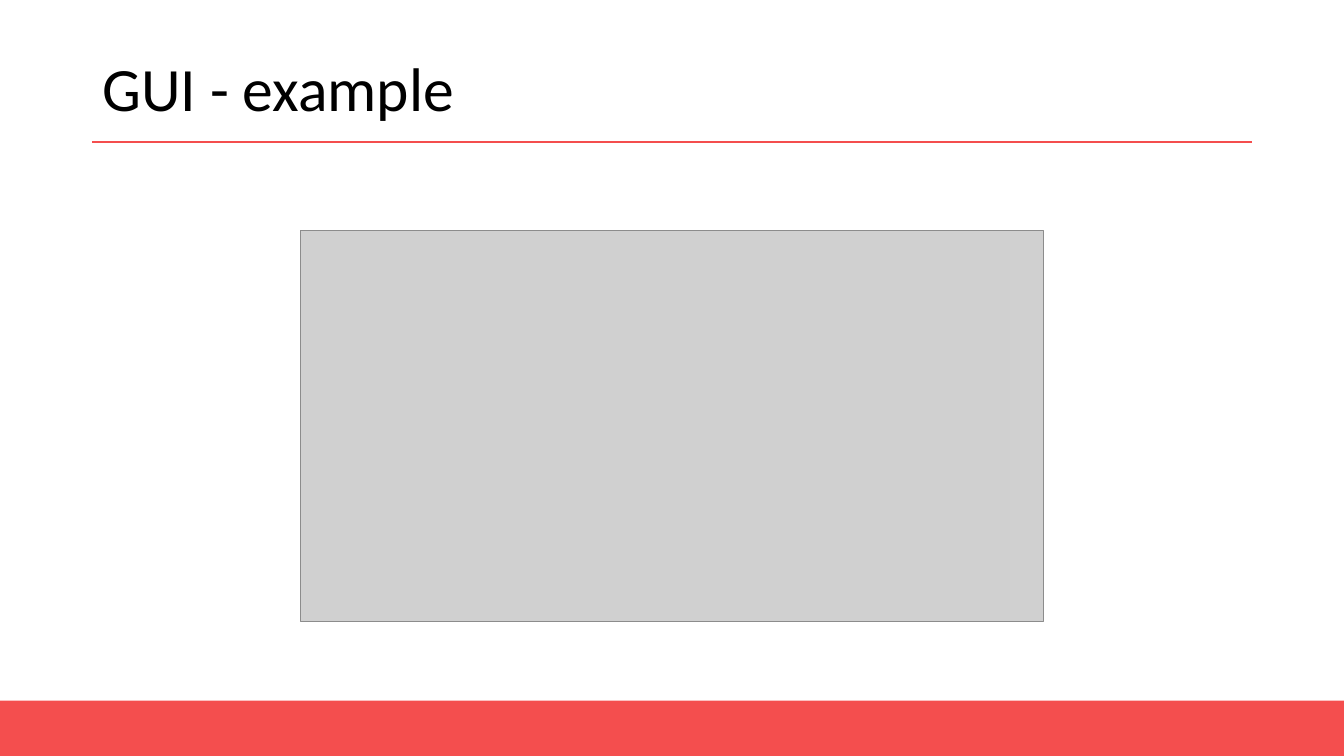
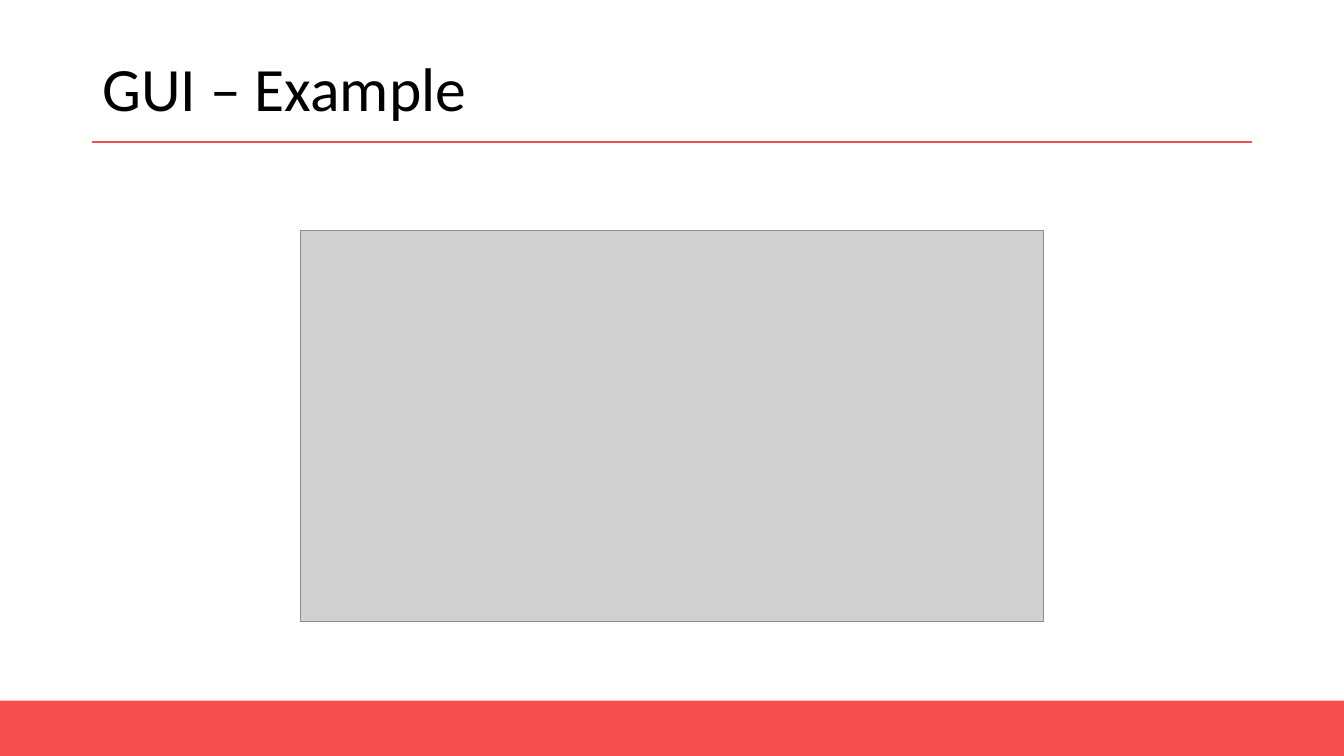
Before and after one commit to AntoineMerlet/3DScan, a slide deck: slide 10 of Presentation/MAGMA Presentation.pptx (slide 8 before the commit). Drawn at 1344x756 pixels with LibreOffice and Linux fonts; fonts in the diff are those of the drawing; grey boxes stand for pictures. Boxes give left, top, right and bottom in pixels: in the first picture for what was removed or moved away, otherwise in the second. Text is boxed around its words. In the diff, an @@ line names an element or a change of style, - is before the commit and + after.

Commit message:
Presentation update

```diff
--- a/Presentation/MAGMA Presentation.pptx
+++ b/Presentation/MAGMA Presentation.pptx
@@ title at bbox=[102, 68, 466, 121]: text changed @@
-GUI - example
+GUI – Example
```
Also in this commit, not shown: 1 other slide changed, 4 slides added, 1 slide removed.
